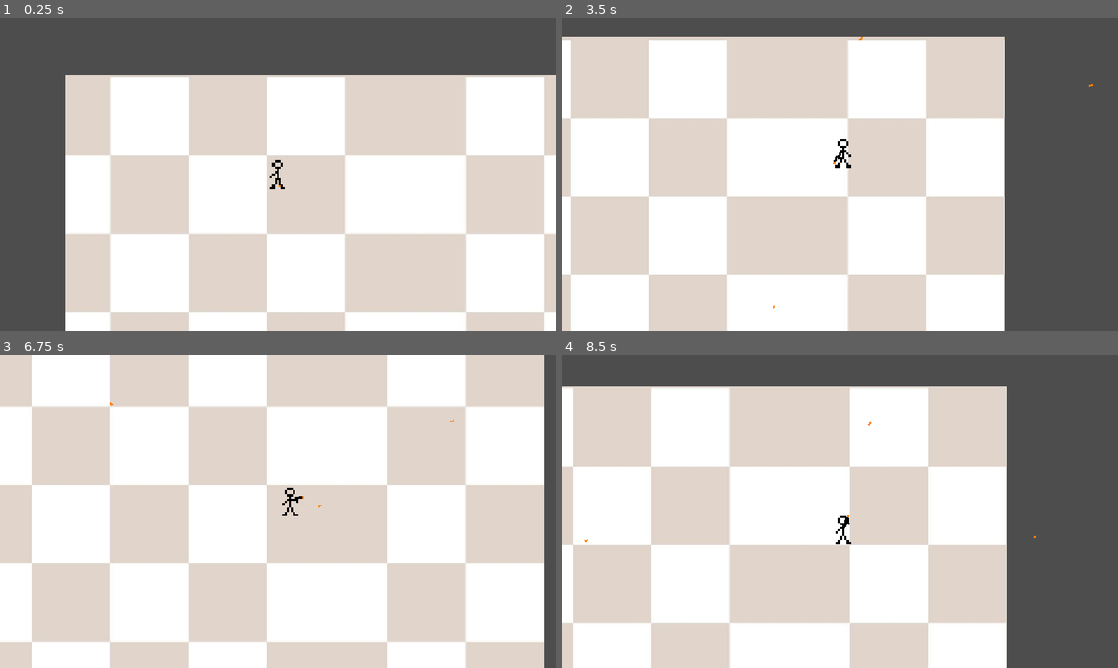
Above: before the commit, frames 1-4 (two rows, left to right).
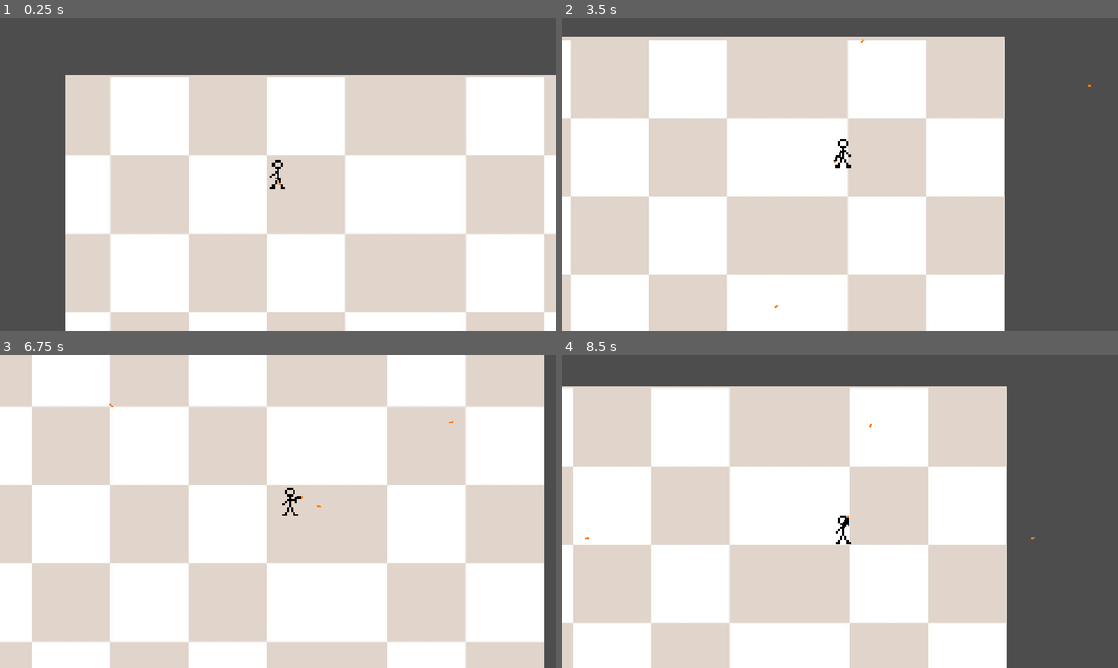
Above: after the commit, the same moments.

Repository: JackBBoudreaux/GMTK_26
Game: Godot game, scene res://Main.tscn
The game is run twice, just before and just after one commit, with the same random seed, the same clock (stepped at 60 frames per second) and the same inputs.
Inputs (mouse positions are in pixels of both pictures, inside the frame that each line leads up to):
- Up to frame 1 (0.25 s): no input
- Up to frame 2 (3.5 s): tap Enter at 0.5 s; move the mouse to (962, 158) at 0.52 s; hold D (right) 0.53-1.28 s; click (962, 158) at 0.6 s; move the mouse to (728, 190) at 1.27 s; hold S (down) 1.28-2.03 s; click (728, 190) at 1.35 s; move the mouse to (895, 105) at 2.02 s; hold D (right) 2.03-2.78 s; click (895, 105) at 2.1 s; move the mouse to (812, 237) at 2.77 s; hold W (up) from 2.78 s (still down); click (812, 237) at 2.85 s
- Up to frame 3 (6.75 s): move the mouse to (444, 558) at 3.52 s; release W (up) at 3.53 s; hold A (left) 3.53-5.03 s; click (444, 558) at 3.6 s; move the mouse to (111, 464) at 4.27 s; click (111, 464) at 4.35 s; move the mouse to (305, 511) at 5.02 s; hold S (down) 5.03-5.78 s; click (305, 511) at 5.1 s; move the mouse to (194, 433) at 5.77 s; hold D (right) 5.78-6.53 s; click (194, 433) at 5.85 s; move the mouse to (400, 495) at 6.52 s; hold W (up) from 6.53 s (still down); click (400, 495) at 6.6 s
- Up to frame 4 (8.5 s): move the mouse to (728, 527) at 7.27 s; release W (up) at 7.28 s; hold D (right) 7.28-8.03 s; click (728, 527) at 7.35 s; move the mouse to (895, 442) at 8.02 s; hold S (down) from 8.03 s (still down); click (895, 442) at 8.1 s

The runs differ from the first frame. In frame 1, less than 0.1% of the frame differs, in the area x 49-51%, y 51-54%; in frame 2, less than 0.1%, in the area x 38-96%, y 6-93%; in frame 3, less than 0.1%; in frame 4, less than 0.1%.

Commit message:
hopefully this puts the camera inside

Diff:
--- /dev/null
+++ b/Gun/gun.tscn
@@ -0,0 +1,17 @@
+[gd_scene format=3 uid="uid://dgvon550hy008"]
+
+[ext_resource type="Script" uid="uid://dyinscgdlbxf8" path="res://gun.gd" id="1_yf33g"]
+[ext_resource type="Texture2D" uid="uid://bfewuxim70vpt" path="res://Gun/gun.png" id="2_ux4uc"]
+
+[node name="Gun" type="Node2D" unique_id=1045383191]
+scale = Vector2(4.5, 4.5)
+script = ExtResource("1_yf33g")
+
+[node name="Sprite2D" type="Sprite2D" parent="." unique_id=965389350]
+texture_filter = 1
+scale = Vector2(4.5, 4.5)
+texture = ExtResource("2_ux4uc")
+offset = Vector2(3, 0)
+
+[node name="Marker2D" type="Marker2D" parent="." unique_id=1405778219]
+position = Vector2(31.333334, -4.6666665)
--- a/Main.tscn
+++ b/Main.tscn
@@ -2,7 +2,7 @@
 
 [ext_resource type="Script" uid="uid://dxdlcsphejg8y" path="res://Assets/Scripts/Player_movement.gd" id="1_uu6xs"]
 [ext_resource type="Texture2D" uid="uid://db0vnf25654mb" path="res://Assets/Sprites/Guy.png" id="2_r0du0"]
-[ext_resource type="PackedScene" uid="uid://cxgplpm7pyd80" path="res://gun.tscn" id="3_cm0pq"]
+[ext_resource type="PackedScene" uid="uid://dgvon550hy008" path="res://Gun/gun.tscn" id="3_cm0pq"]
 [ext_resource type="Texture2D" uid="uid://bccbkbyuhscfi" path="res://Assets/Sprites/cbf8d5ca3073edb023a0a7fdc5df9b7e.jpg" id="4_cm0pq"]
 
 [sub_resource type="RectangleShape2D" id="RectangleShape2D_fos0i"]
@@ -23,12 +23,12 @@
 scale = Vector2(4.5, 4.5)
 texture = ExtResource("2_r0du0")
 
-[node name="Gun" parent="CharacterBody2D" unique_id=1045383191 instance=ExtResource("3_cm0pq")]
-position = Vector2(0, -4)
-scale = Vector2(1, 1)
-
 [node name="Camera2D" type="Camera2D" parent="CharacterBody2D" unique_id=958447330]
 position_smoothing_enabled = true
+
+[node name="Gun" parent="CharacterBody2D" unique_id=1045383191 instance=ExtResource("3_cm0pq")]
+position = Vector2(0, -3.9999998)
+scale = Vector2(0.91, 0.91)
 
 [node name="TextureRect" type="TextureRect" parent="." unique_id=1576772780]
 z_index = -4096
